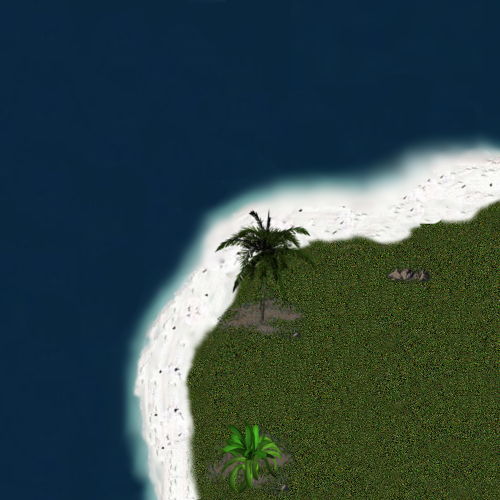
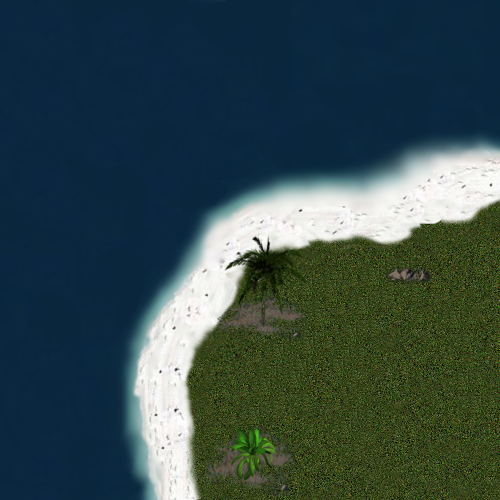
Layered file, before and after one edit (500x500). Changes by layer:
painted on "Clipboard#2" over [214, 207, 317, 327]
painted on "Clipboard#3" over [215, 420, 284, 494]
